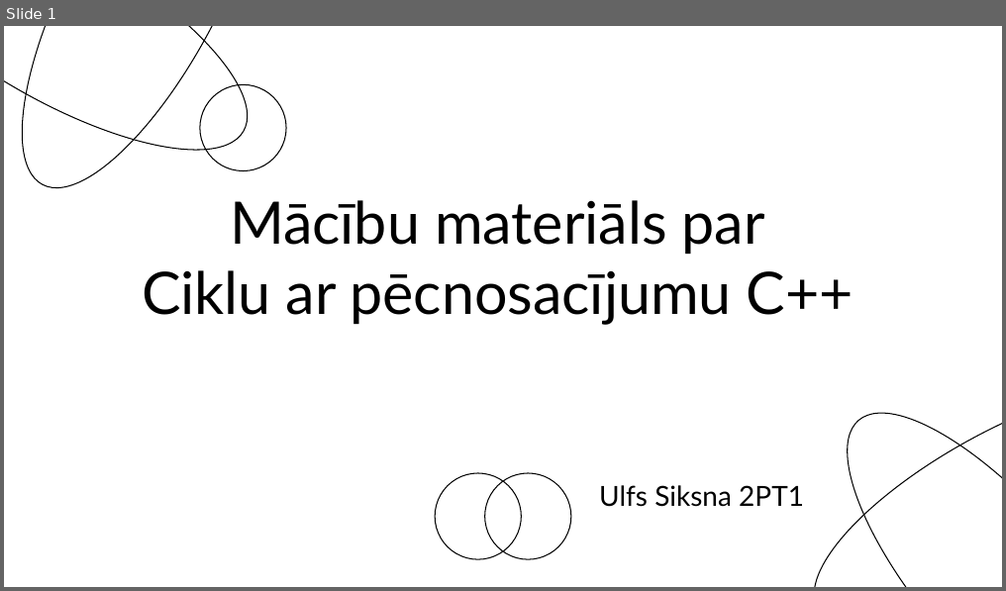
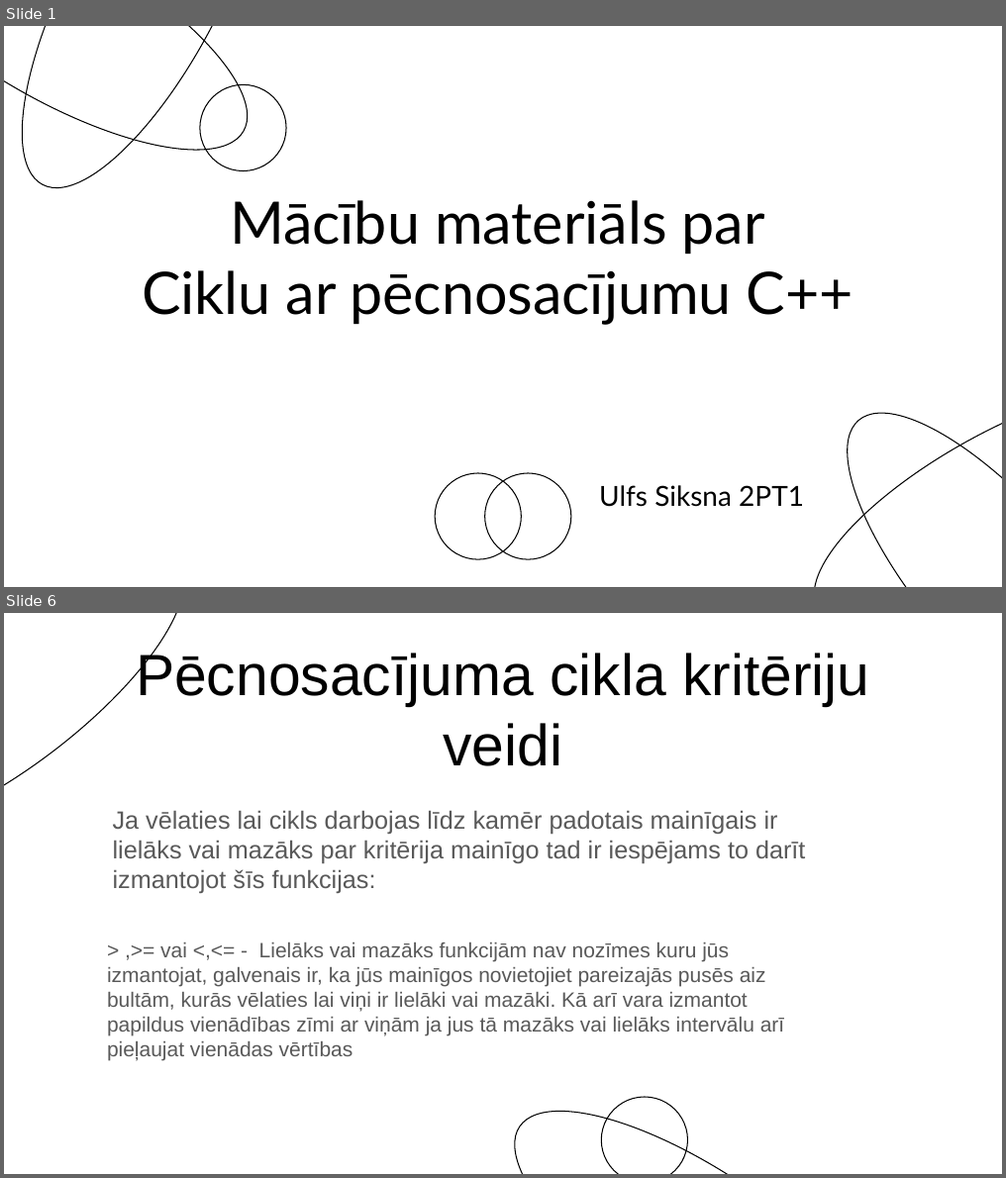
Before and after one commit to Siksna/2PT1_Eksamens, a slide deck: Pecnosacījumu_MācībuMaterials.pptx. Shown one above the other, each under a label of ours: slide 1 before the commit, slides 1 and 6 after it; the slides between them are not shown. The pictures are 1006x591 and 1006x1178 pixels, drawn with LibreOffice and Linux fonts; fonts in the diff are those of the drawing. Boxes give left, top, right and bottom in pixels: in the first picture for what was removed or moved away, otherwise in the second. Text is boxed around its words. In the diff, an @@ line names an element or a change of style, - is before the commit and + after.

Commit message:
Gandrīz pabeigta mācību materiāla izstrāde, pietrūkst iespējams 1 vai 2 attēli un 2 programmas koda piemeri

```diff
--- a/Pecnosacījumu_MācībuMaterials.pptx
+++ b/Pecnosacījumu_MācībuMaterials.pptx
@@ slide 6 added at box(4, 613, 1002, 1174), background #FFFFFF @@
@@ ellipse added at box(4, 613, 225, 885), outline #000000 0.75 pt @@
@@ title added at box(136, 649, 869, 766), 42 pt, text #000000 @@
+Pēcnosacījuma cikla kritēriju veidi
@@ text added at box(113, 810, 805, 893), 18 pt, text #595959 @@
+Ja vēlaties lai cikls darbojas līdz kamēr padotais mainīgais ir lielāks vai mazāks par kritērija mainīgo tad ir iespējams to darīt izmantojot šīs funkcijas:
@@ text added at box(107, 943, 784, 1061), 15 pt, text #595959 @@
+> ,>= vai <,<= - Lielāks vai mazāks funkcijām nav nozīmes kuru jūs izmantojat, galvenais ir, ka jūs mainīgos novietojiet pareizajās pusēs aiz bultām, kurās vēlaties lai viņi ir lielāki vai mazāki. Kā arī vara izmantot papildus vienādības zīmi ar viņām ja jus tā mazāks vai lielāks intervālu arī pieļaujat vienādas vērtības
@@ ellipse added at box(477, 1063, 925, 1174), outline #000000 0.75 pt @@
@@ ellipse added at box(602, 1097, 687, 1174), outline #000000 0.75 pt @@
```
Also in this commit, not shown: 3 slides changed, 6 other slides added, 4 slides removed.
